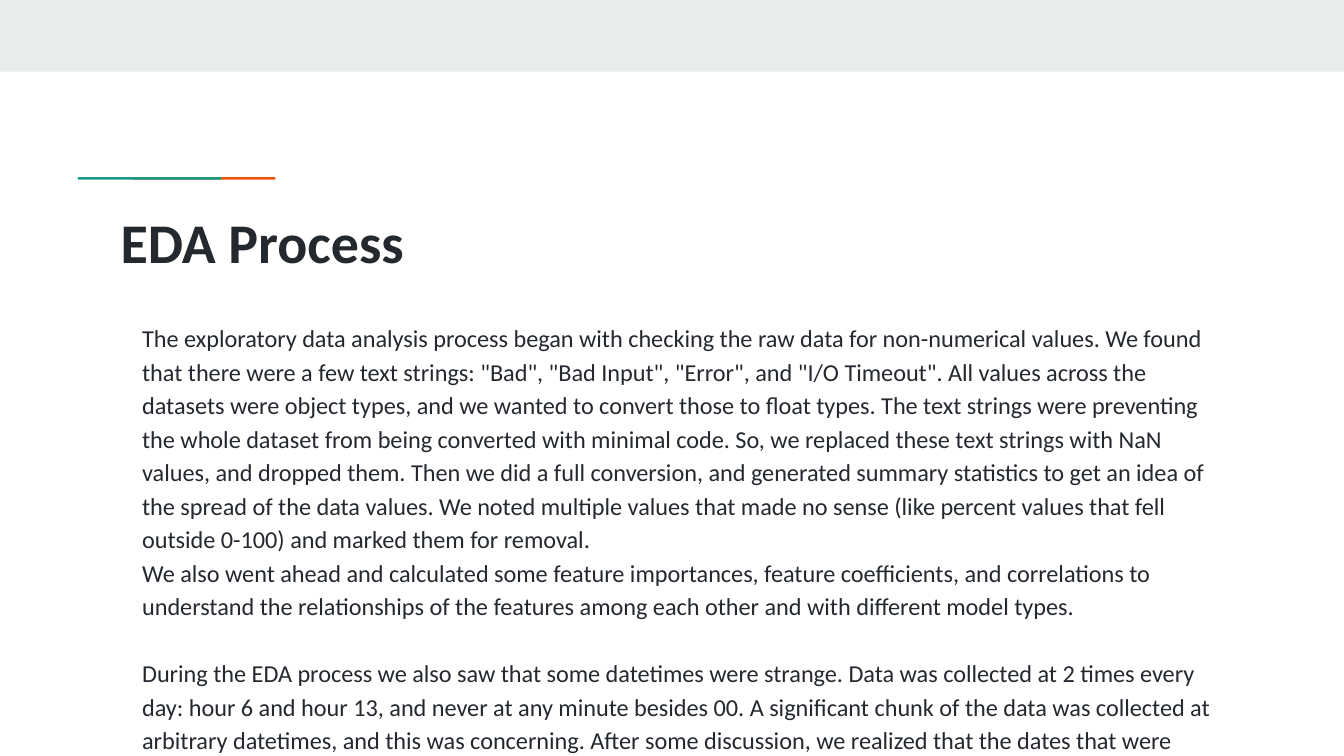
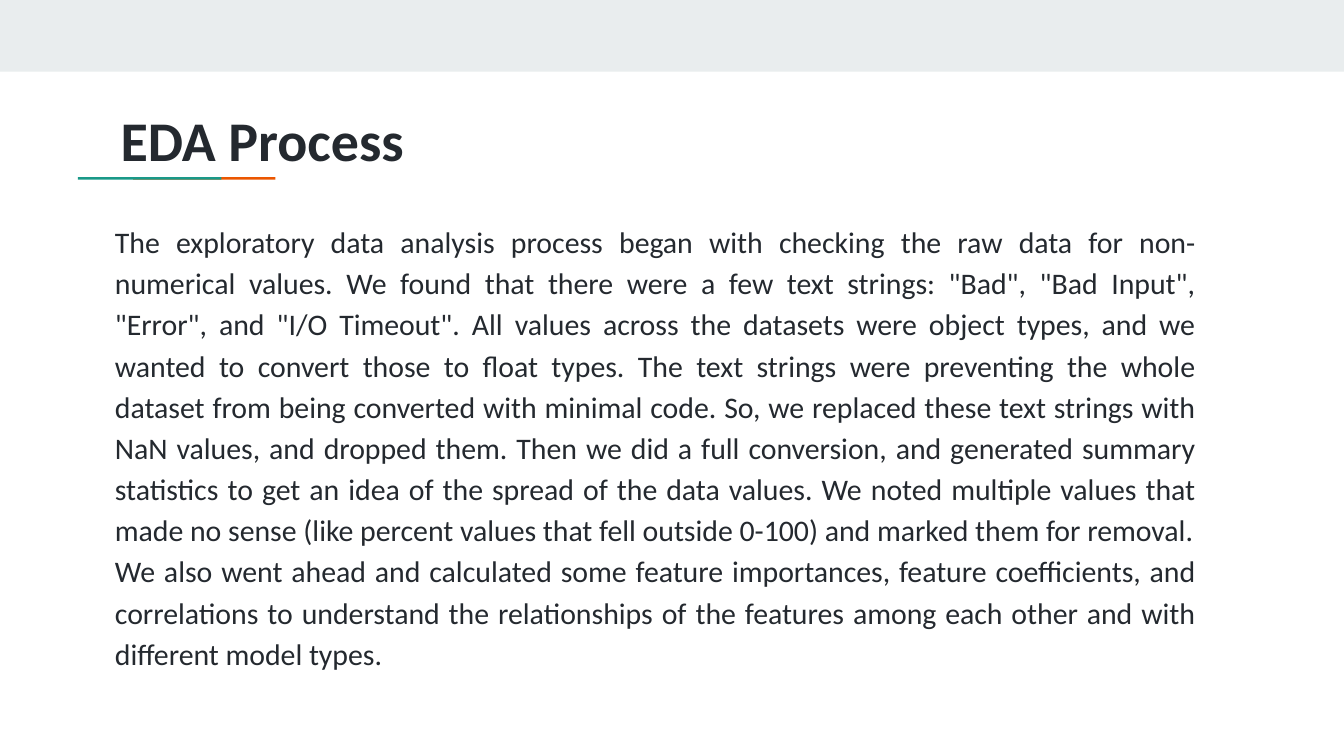
Before and after one commit to Jarney903/Red-ProjectHub, a slide deck: slide 14 of Presentation/Presentation1.pptx (slide 13 before the commit). Drawn at 1344x756 pixels with LibreOffice and Linux fonts; fonts in the diff are those of the drawing. Boxes give left, top, right and bottom in pixels: in the first picture for what was removed or moved away, otherwise in the second. Text is boxed around its words. In the diff, an @@ line names an element or a change of style, - is before the commit and + after.

```diff
--- a/Presentation/Presentation1.pptx
+++ b/Presentation/Presentation1.pptx
@@ title "EDA Process" moved from (x1=121, y1=226, x2=403, y2=264) to (x1=121, y1=124, x2=403, y2=162) @@
@@ text "The exploratory data analysis process ..." moved from (x1=142, y1=330, x2=1210, y2=753) to (x1=115, y1=232, x2=1196, y2=670) @@
@@ text "The exploratory data analysis process ..." at (x1=115, y1=232, x2=1196, y2=670): size 13 to 16 pt; alignment left to justified @@
@@ text at (x1=142, y1=665, x2=1210, y2=753): paragraph removed @@
-During the EDA process we also saw that some datetimes were strange. Data was collected at 2 times every day: hour 6 and hour 13, and never at any minute besides 00. A significant chunk of the data was collected at arbitrary datetimes, and this was concerning. After some discussion, we realized that the dates that were strange fell under a period of turnaround for the plant, meaning that the plant itself was shut down and all the data collected in the period was invalid. We marked those datetimes for removal during the data cleaning process.
```
Also in this commit, not shown: 2 other slides changed, 3 slides added, 1 slide removed.
